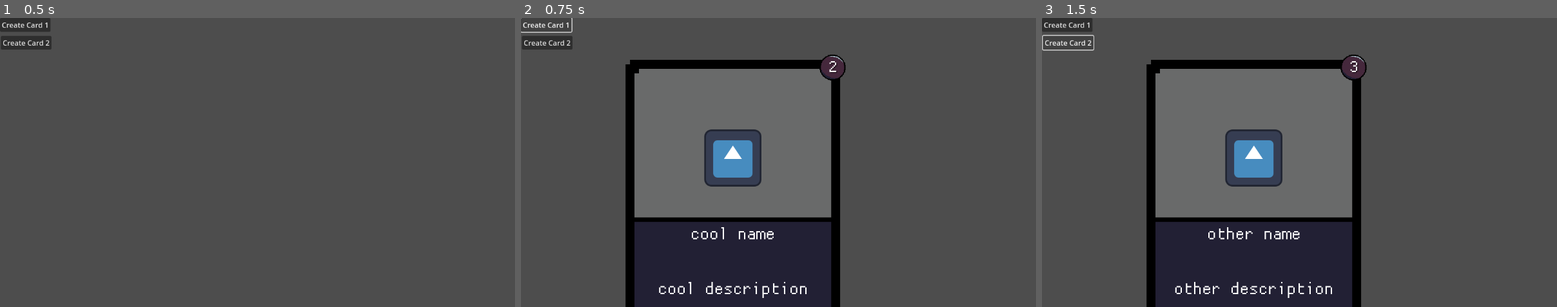
Above: before the commit, frames 1-3 (left to right).
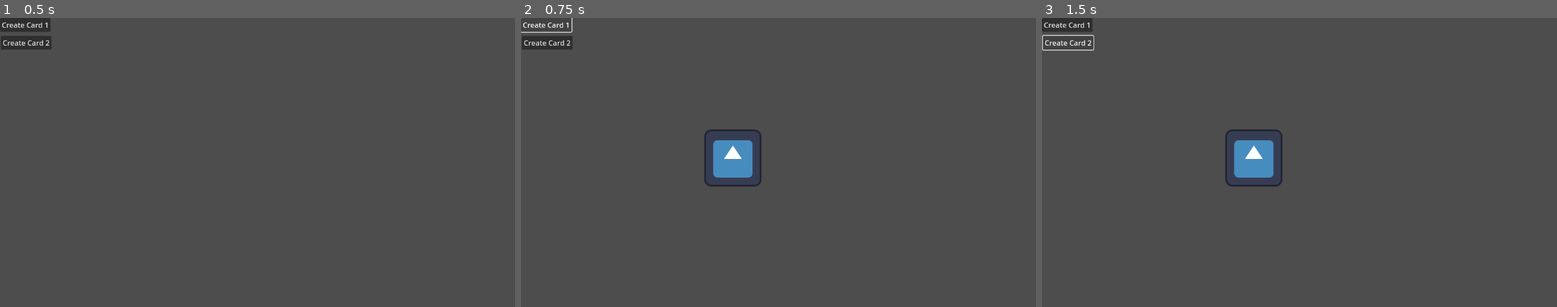
Above: after the commit, the same moments.

Repository: dantas-barreto/Projeto-Interdisciplinar-IFSP
Game: Godot game, scene res://Scenes/DeckInHand.tscn
Same seed, same stepped clock (60 frames per second), same inputs: the game is played once before the commit and once after it. Before the commit the project starts from res://Scenes/deck.tscn. The engine's default icon, where the game draws it, is replaced by a stand-in: a white triangle on a blue panel in a dark square.
Inputs:
- Up to frame 1 (0.5 s): no input
- Up to frame 2 (0.75 s): click "Create Card 1" at 0.5 s
- Up to frame 3 (1.5 s): click "Create Card 2" at 1.25 s

Frame 1 is identical in both runs. In frame 2, 33% of the frame differs, in the area x 20-64%, y 12-100%; in frame 3, 33%.
Error after the commit: Trying to assign value of type 'Node2D' to a variable of type 'card.gd'. (res://Scripts/deck.gd:24)

Commit message:
adjusting namings

Diff:
--- /dev/null
+++ b/Scenes/Cards/AttackCard.tscn
@@ -0,0 +1,15 @@
+[gd_scene load_steps=3 format=3 uid="uid://fjugyi7q24yw"]
+
+[ext_resource type="PackedScene" uid="uid://c2weeh3iabe3x" path="res://Scenes/Card.tscn" id="1_upxq8"]
+[ext_resource type="Texture2D" uid="uid://dlnoqhfme3kmj" path="res://Sprites/icon.svg" id="2_6h1ad"]
+
+[node name="AttackCard" type="Node2D"]
+
+[node name="Card" parent="." node_paths=PackedStringArray("cardImage") instance=ExtResource("1_upxq8")]
+cardName = "Violent Godot"
+cardDescription = "Attack +1"
+cardImage = NodePath("../CardSprite")
+
+[node name="CardSprite" type="Sprite2D" parent="."]
+position = Vector2(0, -100)
+texture = ExtResource("2_6h1ad")
--- /dev/null
+++ b/Scenes/Cards/DefenseCard.tscn
@@ -0,0 +1,15 @@
+[gd_scene load_steps=3 format=3 uid="uid://c00eowvehxoji"]
+
+[ext_resource type="PackedScene" uid="uid://c2weeh3iabe3x" path="res://Scenes/Card.tscn" id="1_ys3u3"]
+[ext_resource type="Texture2D" uid="uid://dlnoqhfme3kmj" path="res://Sprites/icon.svg" id="2_phves"]
+
+[node name="DefenseCard" type="Node2D"]
+
+[node name="Card" parent="." node_paths=PackedStringArray("cardImage") instance=ExtResource("1_ys3u3")]
+cardName = "Hardshell Godot"
+cardDescription = "Defense +1"
+cardImage = NodePath("../CardSprite")
+
+[node name="CardSprite" type="Sprite2D" parent="."]
+position = Vector2(0, -100)
+texture = ExtResource("2_phves")
--- a/Scenes/deck.tscn
+++ b/Scenes/DeckInHand.tscn
@@ -2,7 +2,7 @@
 
 [ext_resource type="Script" path="res://Scripts/deck.gd" id="1_on1vr"]
 
-[node name="Deck" type="Node2D"]
+[node name="DeckInHand" type="Node2D"]
 script = ExtResource("1_on1vr")
 
 [node name="CanvasLayer" type="CanvasLayer" parent="."]
--- a/Scripts/deck.gd
+++ b/Scripts/deck.gd
@@ -1,6 +1,7 @@
 extends Node2D
 
-@onready var cardScene: PackedScene = preload("res://Scenes/card.tscn")
+@onready var attackCardScene: PackedScene = preload("res://Scenes/Cards/AttackCard.tscn")
+@onready var defenseCardScene: PackedScene = preload("res://Scenes/Cards/DefenseCard.tscn")
 @onready var spawnPoint = $CanvasLayer/Spawn
 
 # Called when the node enters the scene tree for the first time.
@@ -14,14 +15,12 @@
 
 
 func _on_button_pressed():
-	var card: Card = cardScene.instantiate()
-	spawnPoint.add_child(card)
-	card.setCardValues(2, "cool name", "cool description")
-	card.visible = true
+	var attackCard = attackCardScene.instantiate()
+	spawnPoint.add_child(attackCard)
+	attackCard.visible = true
 
 
 func _on_button_2_pressed():
-	var card: Card = cardScene.instantiate()
-	spawnPoint.add_child(card)
-	card.setCardValues(3, "other name", "other description")
-	card.visible = true
+	var defenseCard: Card = defenseCardScene.instantiate()
+	spawnPoint.add_child(defenseCard)
+	defenseCard.visible = true
--- a/project.godot
+++ b/project.godot
@@ -11,7 +11,7 @@
 [application]
 
 config/name="Game Jam Project"
-run/main_scene="res://Scenes/deck.tscn"
+run/main_scene="res://Scenes/DeckInHand.tscn"
 config/features=PackedStringArray("4.2", "Forward Plus")
 config/icon="res://Sprites/icon.svg"
 
Renamed: Scenes/card.tscn -> Scenes/Card.tscn
